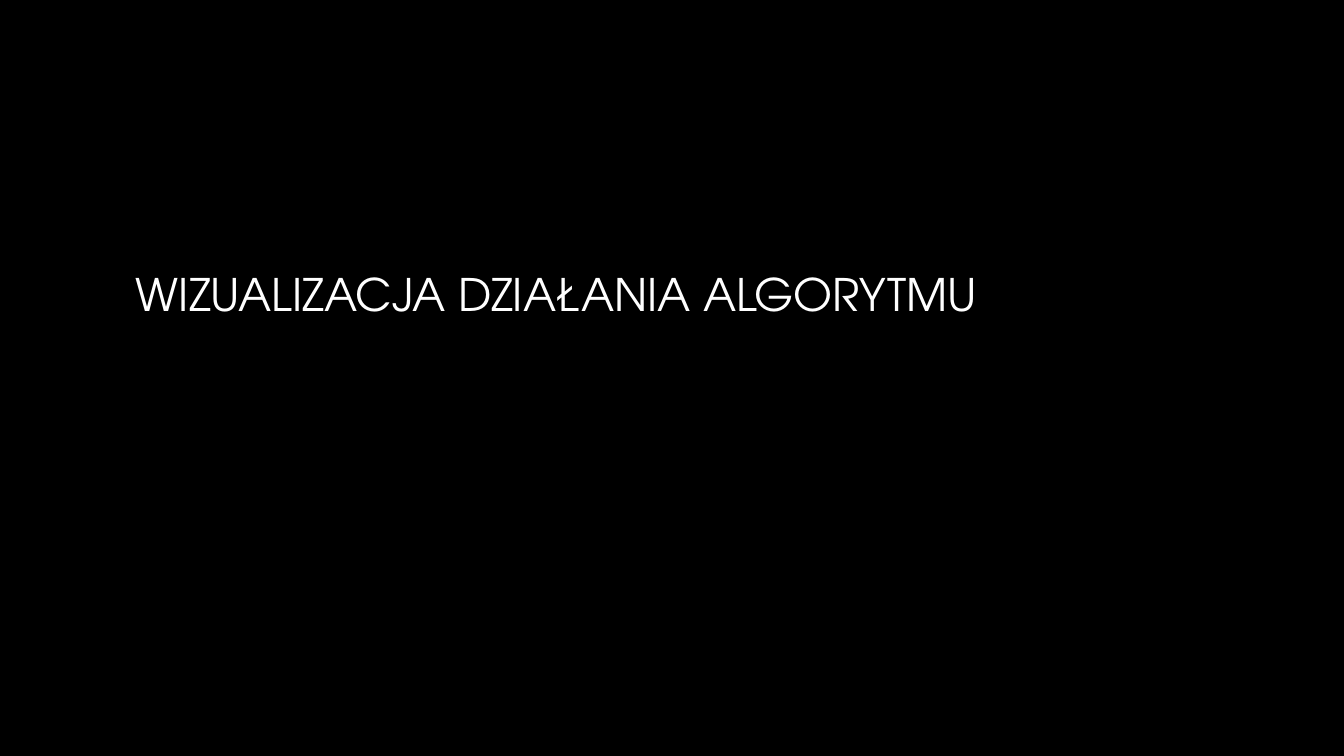
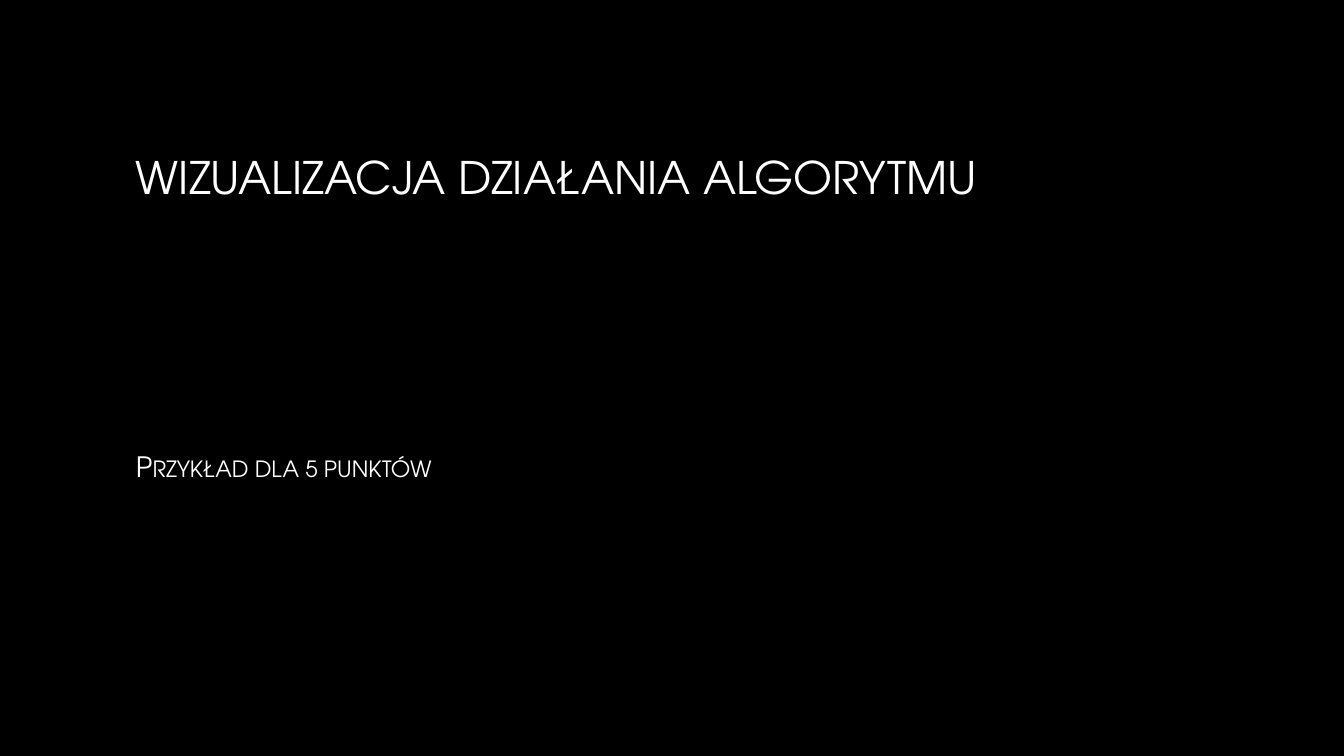
Before and after one commit to remilvus/VoronoiDiagram, a slide deck: slide 12 of VoronoiPrezentacja.pptx. Drawn at 1344x756 pixels with LibreOffice and Linux fonts; fonts in the diff are those of the drawing; background and template pictures are left out. Boxes give left, top, right and bottom in pixels: in the first picture for what was removed or moved away, otherwise in the second. Text is boxed around its words. In the diff, an @@ line names an element or a change of style, - is before the commit and + after.

```diff
--- a/VoronoiPrezentacja.pptx
+++ b/VoronoiPrezentacja.pptx
@@ title "WIZUALIZACJA DZIAŁANIA ALGORYTMU": place and size @@
-title "WIZUALIZACJA DZIAŁANIA ALGORYTMU" at <box>136,277,977,312</box>
+title "WIZUALIZACJA DZIAŁANIA ALGORYTMU" at <box>136,160,977,195</box>
@@ text added at <box>255,456,432,478</box>, 20 pt, text gradient #FFFFFF to #BFBFBF, small capitals @@
+Przykład dla 5 punktów
```
Also in this commit, not shown: 20 slides added, 11 slides removed.
